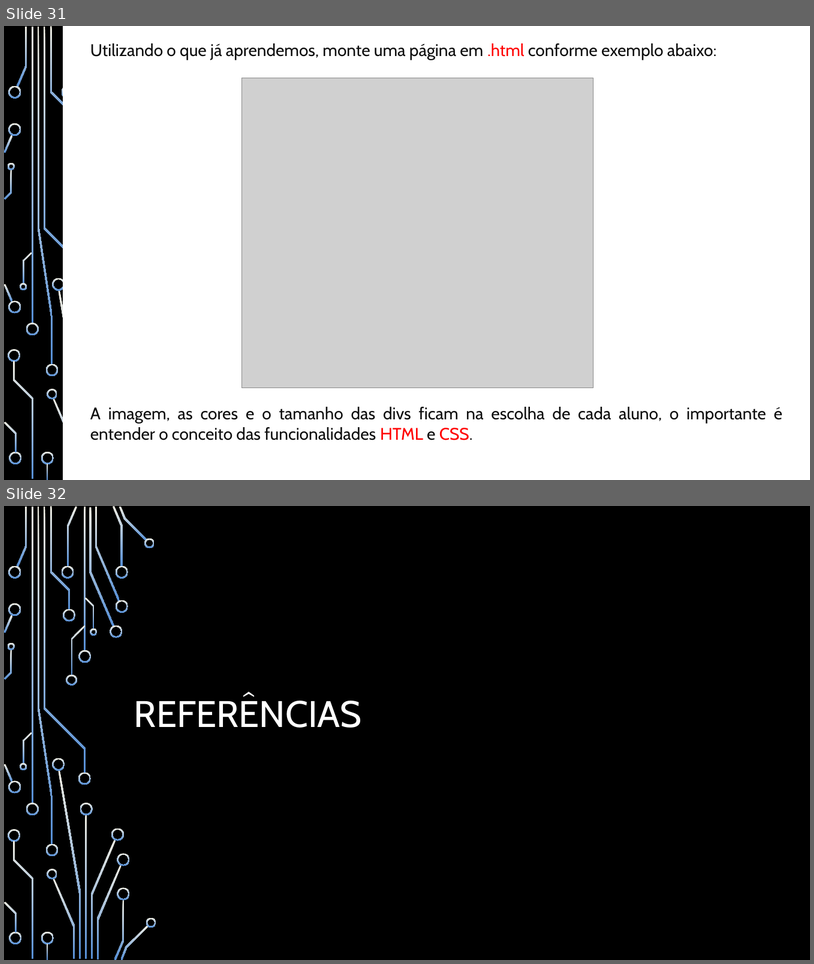
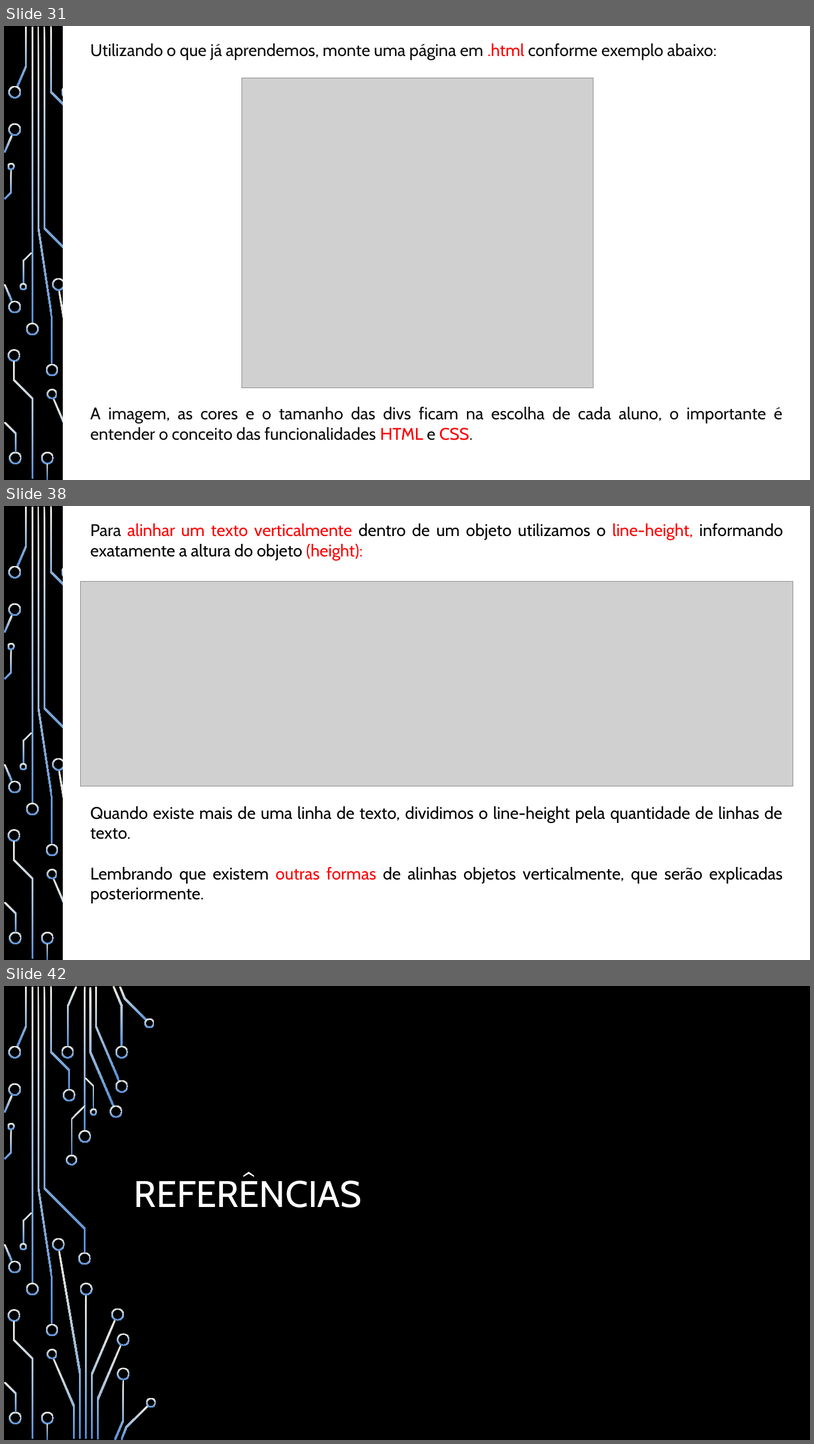
Before and after one commit to heitorsam/aulas_iep, a slide deck: documentos/Apostila - Desenvolvimento Web - IEP.pptx. Shown one above the other, each under a label of ours: slides 31 and 32 before the commit, slides 31, 38 and 42 after it; the slides between them are not shown. The pictures are 814x964 and 814x1444 pixels, drawn with LibreOffice and Linux fonts; fonts in the diff are those of the drawing; grey boxes stand for pictures; background and template pictures are left out. Boxes give left, top, right and bottom in pixels: in the first picture for what was removed or moved away, otherwise in the second. Text is boxed around its words. In the diff, an @@ line names an element or a change of style, - is before the commit and + after.

```diff
--- a/documentos/Apostila - Desenvolvimento Web - IEP.pptx
+++ b/documentos/Apostila - Desenvolvimento Web - IEP.pptx
@@ slide 38 added at box(4, 506, 810, 960), background picture (left out); not listed: 37 template elements that a slide beside it also shows @@
@@ rectangle added at box(63, 506, 810, 960), fill #FFFFFF, outline #FFFFFF 1.25 pt @@
@@ text added at box(90, 523, 783, 903), 20 pt, text #000000 @@
+Para alinhar um texto verticalmente dentro de um objeto utilizamos o line-height, informando exatamente a altura do objeto (height):
+Quando existe mais de uma linha de texto, dividimos o line-height pela quantidade de linhas de texto.
+Lembrando que existem outras formas de alinhas objetos verticalmente, que serão explicadas posteriormente.
@@ picture added at box(81, 581, 794, 786) @@
@@ what was slide 32 is now slide 42 @@
```
Also in this commit, not shown: 1 slide changed, 9 other slides added, 4 other files.
